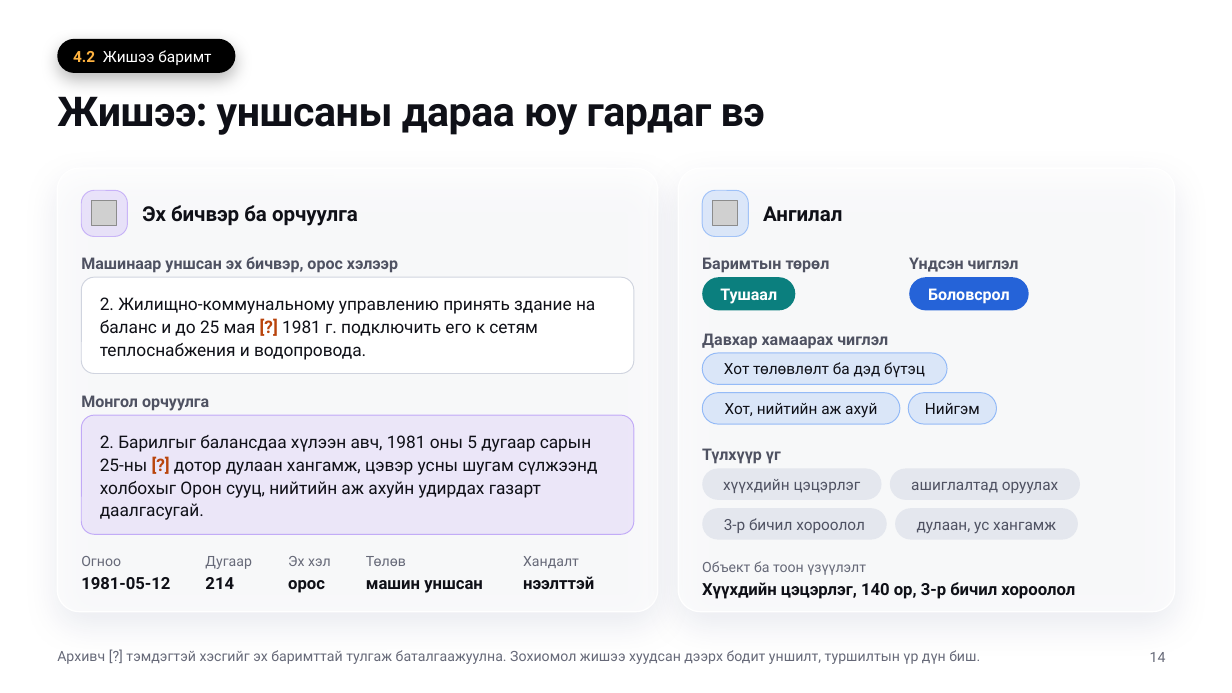
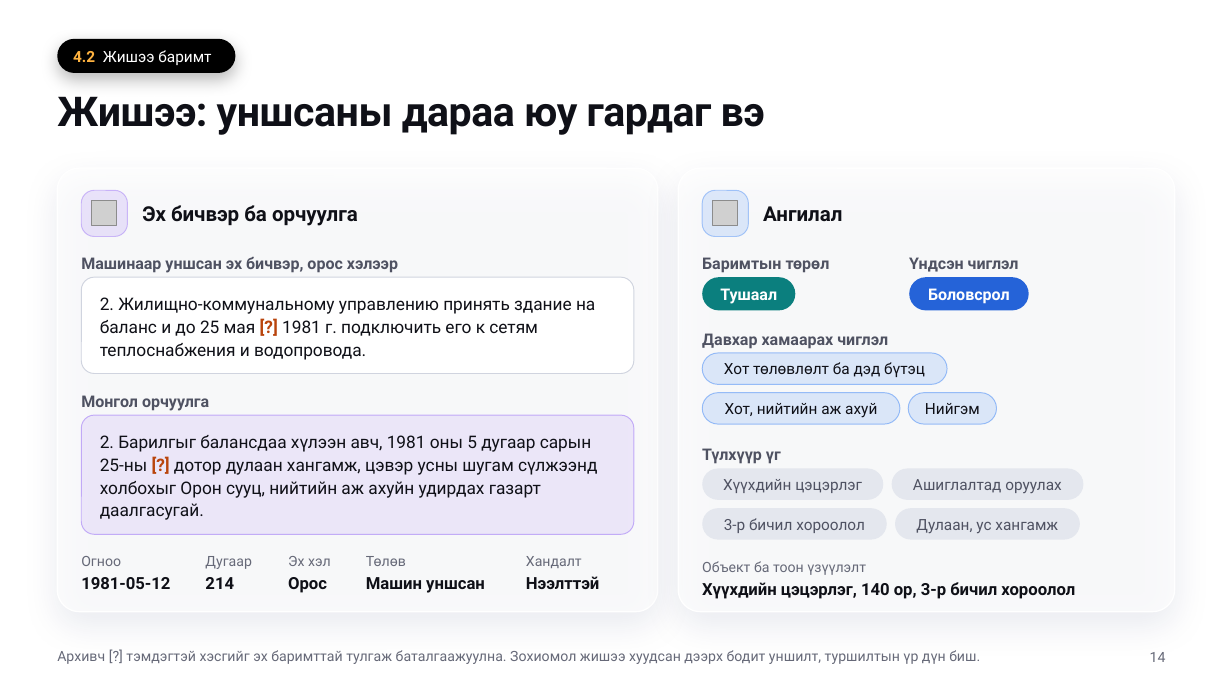
Before and after one commit to Gobiresource/ERP-system, a slide deck: slide 14 of docs/presentations/erdenet-archive-2026/Erdenet-arhiv-AI-iltgel-2026.pptx. Drawn at 1232x693 pixels with LibreOffice and Linux fonts; fonts in the diff are those of the drawing; grey boxes stand for pictures; background and template pictures are left out. Boxes give left, top, right and bottom in pixels: in the first picture for what was removed or moved away, otherwise in the second. Text is boxed around its words. In the diff, an @@ line names an element or a change of style, - is before the commit and + after.

```diff
--- a/docs/presentations/erdenet-archive-2026/Erdenet-arhiv-AI-iltgel-2026.pptx
+++ b/docs/presentations/erdenet-archive-2026/Erdenet-arhiv-AI-iltgel-2026.pptx
@@ text at <box>723,479,862,493</box>: text changed @@
-хүүхдийн цэцэрлэг
+Хүүхдийн цэцэрлэг
@@ rounded rectangle: place and size @@
-rounded rectangle at <box>890,469,1080,500</box>
+rounded rectangle at <box>892,469,1084,500</box>
@@ text at <box>913,479,1061,493</box>: text changed @@
-ашиглалтад оруулах
+Ашиглалтад оруулах
@@ text at <box>916,519,1058,533</box>: text changed @@
-дулаан, ус хангамж
+Дулаан, ус хангамж
@@ text at <box>288,577,327,593</box>: text changed @@
-орос
+Орос
@@ text at <box>366,577,485,593</box>: text changed @@
-машин уншсан
+Машин уншсан
@@ text at <box>526,576,600,589</box>: text changed @@
-нээлттэй
+Нээлттэй
```
Also in this commit, not shown: 4 other slides changed, 5 other files.
